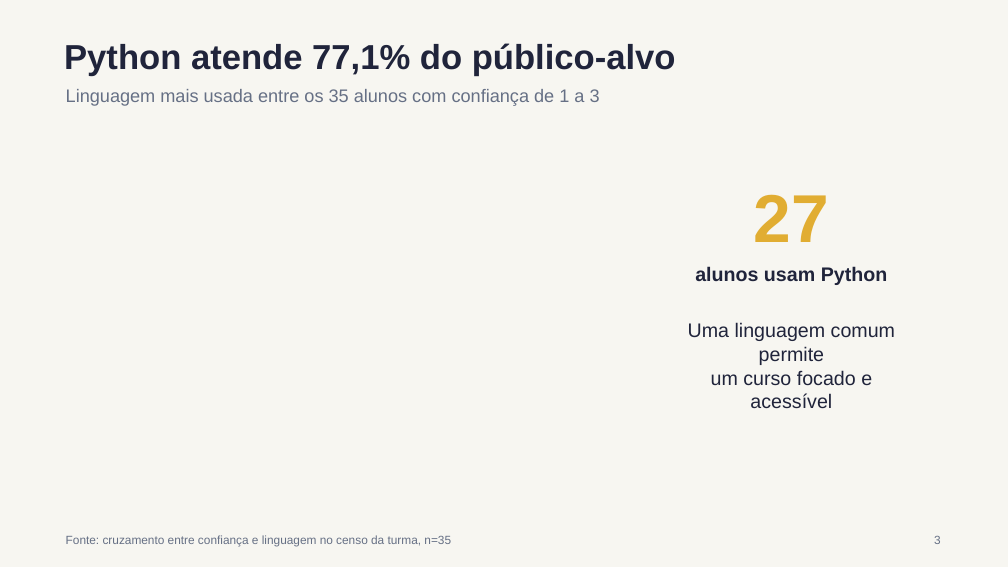
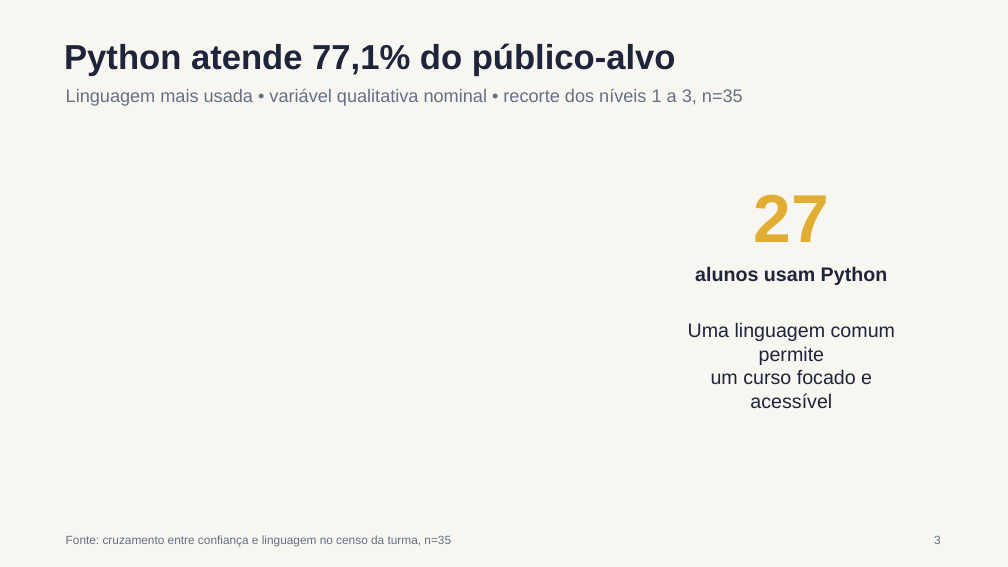
Before and after one commit to raphael-amaral/pitch-probabilidade-estatistica, a slide deck: slide 3 of output/presentation/pitch-curso-extensao-python-final.pptx. Drawn at 1008x567 pixels with LibreOffice and Linux fonts; fonts in the diff are those of the drawing. Boxes give left, top, right and bottom in pixels: in the first picture for what was removed or moved away, otherwise in the second. Text is boxed around its words. In the diff, an @@ line names an element or a change of style, - is before the commit and + after.

```diff
--- a/output/presentation/pitch-curso-extensao-python-final.pptx
+++ b/output/presentation/pitch-curso-extensao-python-final.pptx
@@ text at (x1=66, y1=88, x2=743, y2=106): text changed; size 17.2 to 17.3 pt @@
-Linguagem mais usada entre os 35 alunos com confiança de 1 a 3
+Linguagem mais usada • variável qualitativa nominal • recorte dos níveis 1 a 3, n=35
```
Also in this commit, not shown: 3 other slides changed, 2 slides added, 1 slide removed, 3 other files.
